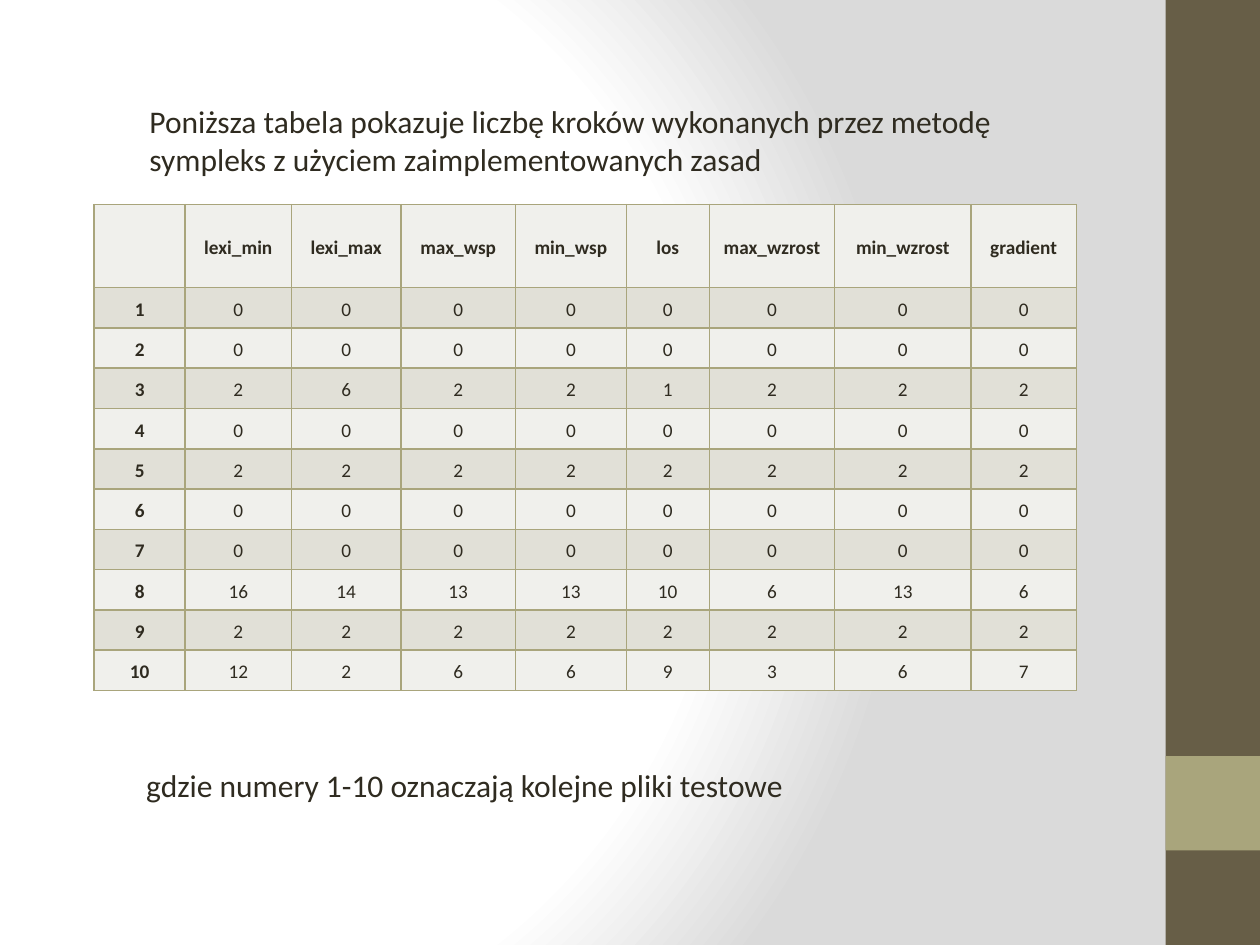
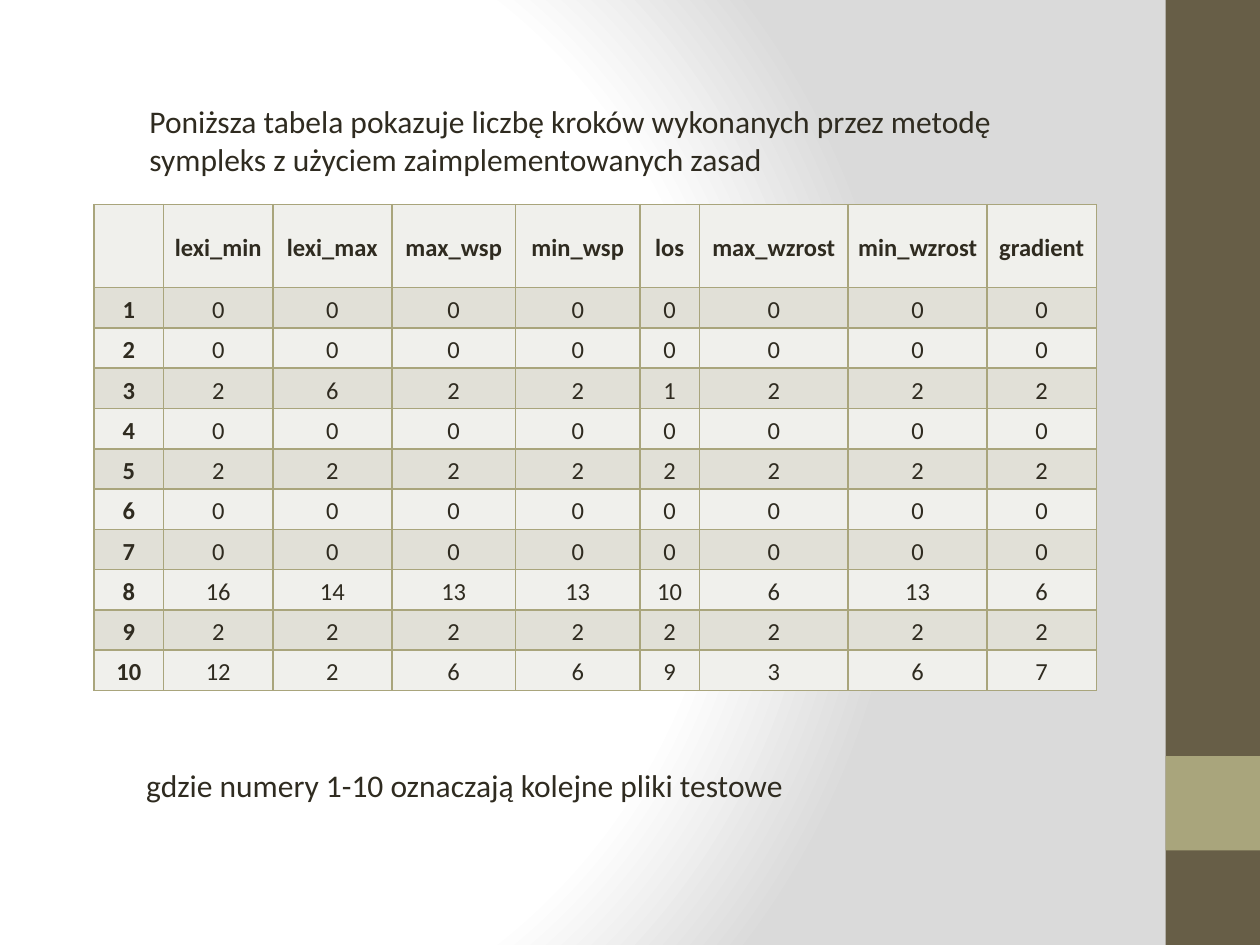
Before and after one commit to innocentcurls/optimization, a slide deck: slide 3 of prezentacje/Optymalizacja.pptx. Drawn at 1260x945 pixels with LibreOffice and Linux fonts; fonts in the diff are those of the drawing. Boxes give left, top, right and bottom in pixels: in the first picture for what was removed or moved away, otherwise in the second. Text is boxed around its words. In the diff, an @@ line names an element or a change of style, - is before the commit and + after.

```diff
--- a/prezentacje/Optymalizacja.pptx
+++ b/prezentacje/Optymalizacja.pptx
@@ table at box(94, 204, 1096, 690) @@
@@ size 11 to 14 pt @@
@@ table: place and size @@
-table at box(94, 204, 1076, 690)
+table at box(94, 204, 1096, 690)
```
Also in this commit, not shown: 1 other slide changed, 1 slide added, 1 other file.
